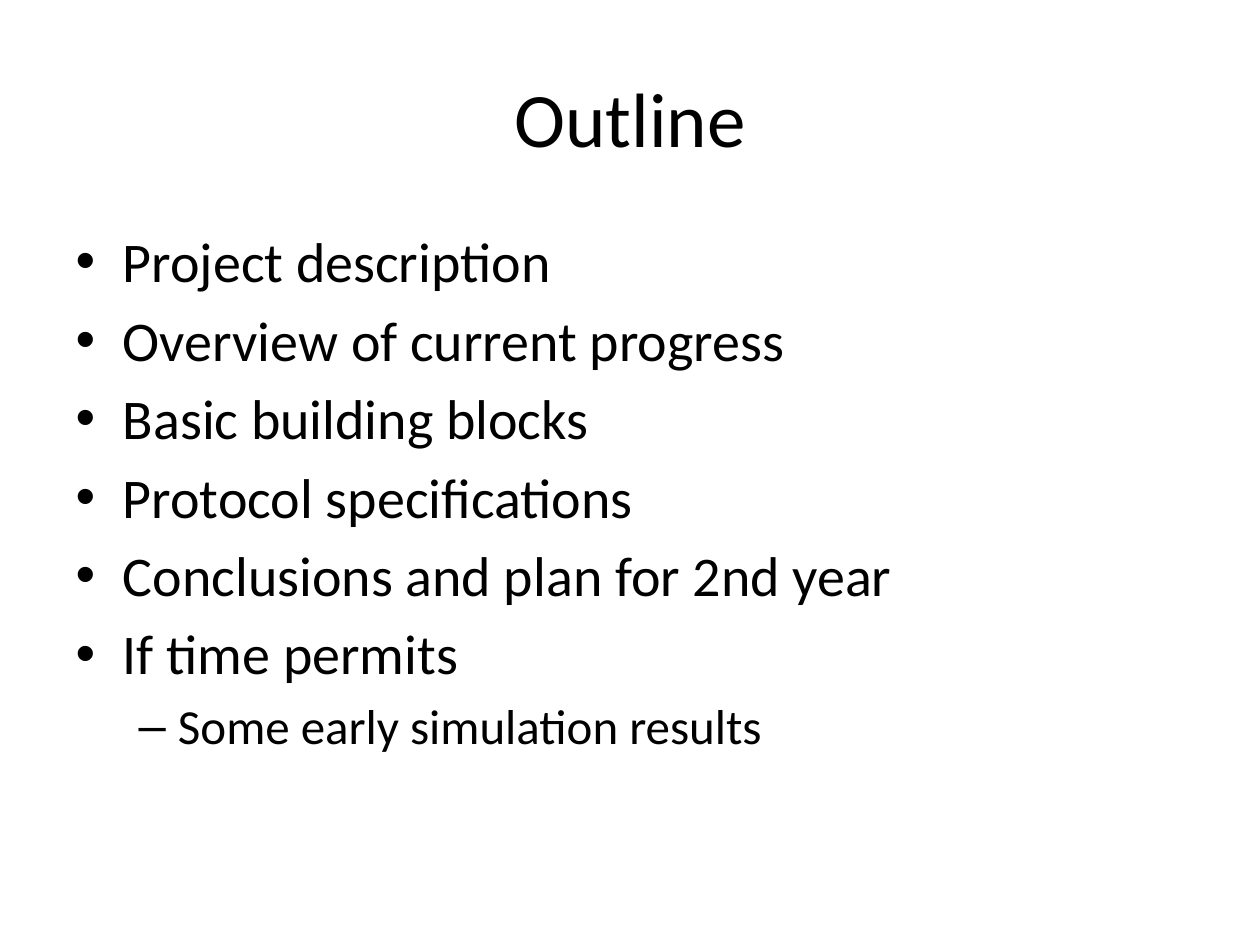
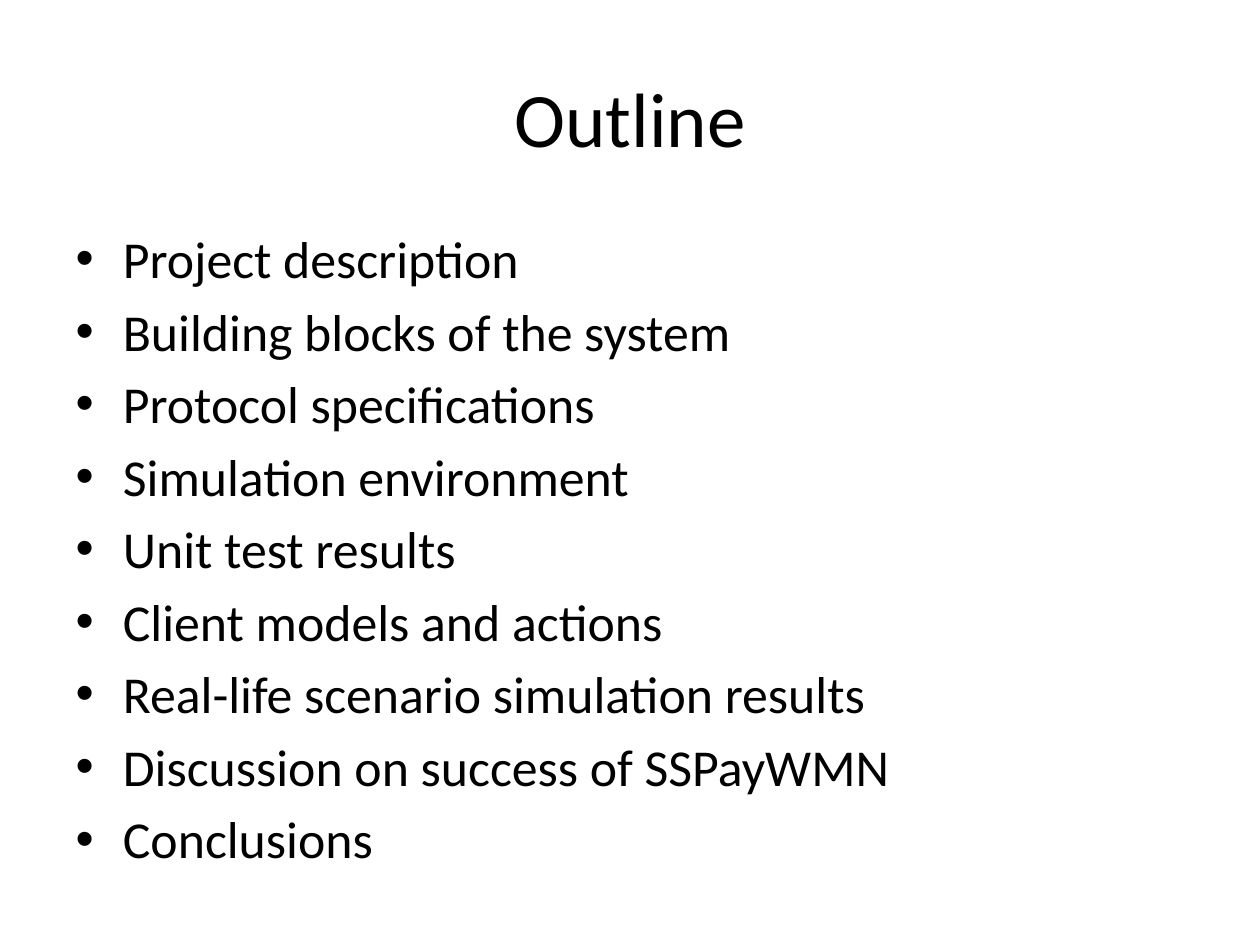
Before and after one commit to canleloglu/worddoc, a slide deck: slide 2 of sunumNew.pptx. Drawn at 1260x945 pixels with LibreOffice and Linux fonts; fonts in the diff are those of the drawing. Boxes give left, top, right and bottom in pixels: in the first picture for what was removed or moved away, otherwise in the second. Text is boxed around its words. In the diff, an @@ line names an element or a change of style, - is before the commit and + after.

```diff
--- a/sunumNew.pptx
+++ b/sunumNew.pptx
@@ text at bbox=[123, 242, 595, 432]: size 32 to 29.6 pt in "Project description", "Protocol specifications" @@
@@ text at bbox=[123, 315, 730, 360]: text changed; size 32 to 29.6 pt @@
-• Overview of current progress
-• Basic building blocks
+• Building blocks of the system
@@ text at bbox=[123, 460, 889, 859]: text changed; size 32 to 29.6 pt @@
-• Conclusions and plan for 2nd year
-• If time permits
-  – Some early simulation results
+• Simulation environment
+• Unit test results
+• Client models and actions
+• Real-life scenario simulation results
+• Discussion on success of SSPayWMN
+• Conclusions
```
Also in this commit, not shown: 10 other slides changed, 37 slides added, 11 slides removed, 1 other file.
